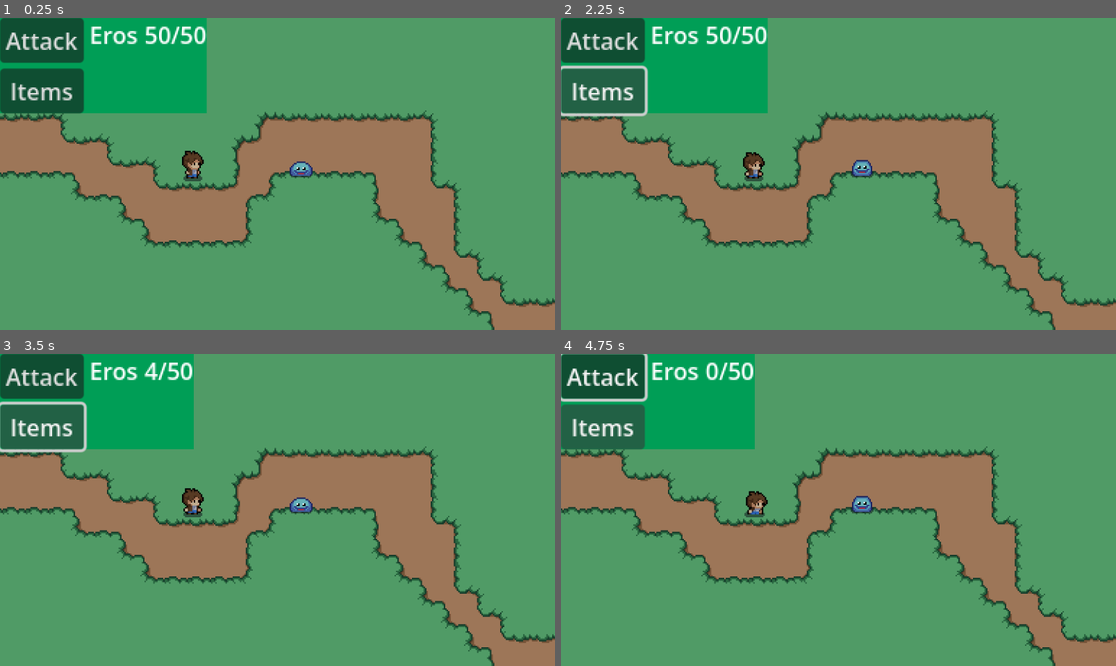
Above: before the commit, frames 1-4 (two rows, left to right).
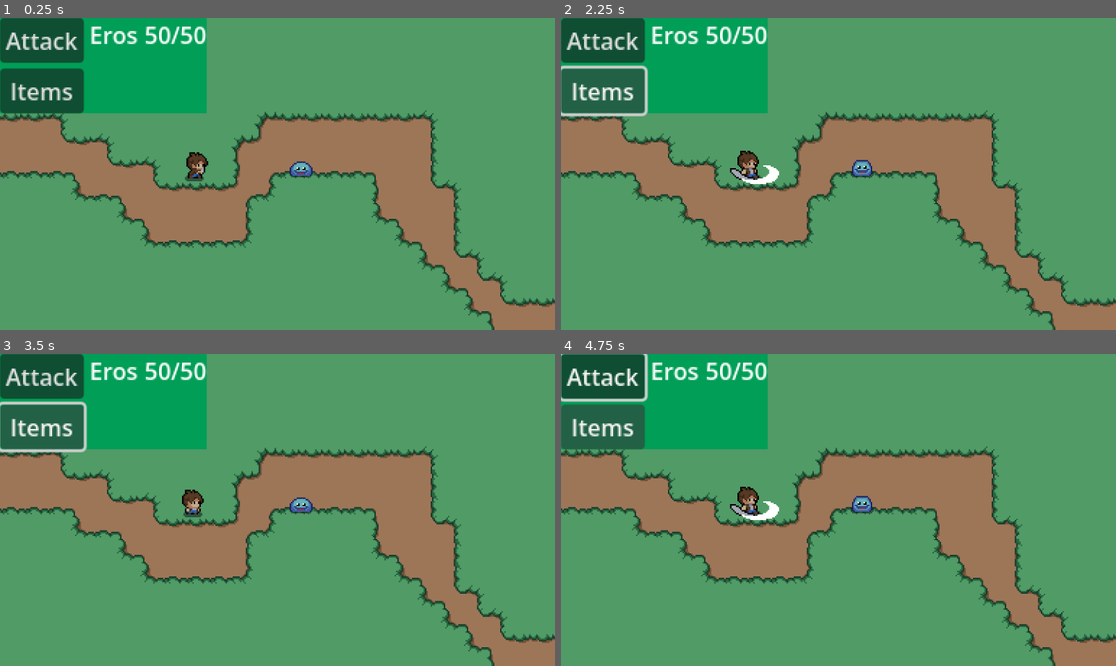
Above: after the commit, the same moments.

Repository: rammy427/godot-rpg
Game: Godot game, scene res://scenes/battle.tscn
Two runs of this game, one before a commit and one after it. Both use one fixed random seed, a clock stepped at 60 frames per second and the inputs below. This scene is started directly instead of the project's main scene.
Inputs:
- Up to frame 1 (0.25 s): no input
- Up to frame 2 (2.25 s): click "Attack" at 0.5 s; click "Items" at 1.25 s; tap Enter (ui_accept) at 2, 2.1 s; hold Right (ui_right) from 2.03 s (still down)
- Up to frame 3 (3.5 s): tap Enter (ui_accept) at 2.27, 2.57, 2.85, 3.02, 3.32 s; release Right (ui_right) at 2.78 s; hold Down (ui_down) from 2.78 s (still down)
- Up to frame 4 (4.75 s): release Down (ui_down) at 3.53 s; hold Right (ui_right) 3.53-4.28 s; tap Enter (ui_accept) at 3.6, 4.35, 4.52 s; hold Up (ui_up) from 4.28 s (still down)

The runs differ from the first frame. In frame 1, 0.3% of the frame differs, in the area x 32-38%, y 42-53%; in frame 2, 0.5%; in frame 3, 1.2%; in frame 4, 1.6%, in the area x 26-40%, y 0-54%.

Commit message:
Added crappy real-time counterattack system.

Diff:
--- a/scenes/battle.tscn
+++ b/scenes/battle.tscn
@@ -53,5 +53,12 @@
 [node name="Health" type="Label" parent="Menu/MenuItems/PlayerInfo/Player1" unique_id=833921707]
 layout_mode = 2
 
+[node name="ReactionTimer" type="Timer" parent="." unique_id=935857799]
+wait_time = 0.25
+one_shot = true
+
+[connection signal="countered_enemy" from="player" to="." method="_on_player_countered_enemy"]
+[connection signal="attacked_player" from="enemy" to="." method="_on_enemy_attacked_player"]
 [connection signal="battle_action_completed" from="enemy" to="." method="_on_enemy_battle_action_completed"]
 [connection signal="pressed" from="Menu/MenuItems/Actions/Attack" to="." method="_on_attack_pressed"]
+[connection signal="timeout" from="ReactionTimer" to="." method="_on_reaction_timer_timeout"]
--- a/scenes/player.tscn
+++ b/scenes/player.tscn
@@ -362,7 +362,7 @@
 "duration": 1.0,
 "texture": SubResource("AtlasTexture_cs1tg")
 }],
-"loop": 1,
+"loop": 0,
 "name": &"side_attack",
 "speed": 5.0
 }, {
@@ -424,8 +424,7 @@
 [node name="AnimatedSprite2D" type="AnimatedSprite2D" parent="." unique_id=1563586545]
 position = Vector2(-2, -8)
 sprite_frames = SubResource("SpriteFrames_uq60h")
-animation = &"death"
-frame_progress = 0.42246103
+animation = &"side_attack"
 
 [node name="CollisionShape2D" type="CollisionShape2D" parent="." unique_id=26819652]
 position = Vector2(0, 6)
--- a/scripts/battle.gd
+++ b/scripts/battle.gd
@@ -3,6 +3,9 @@
 @export var player: Player
 @export var enemy: Enemy
 
+@onready var reactionTimer: Timer = $ReactionTimer
+var playerCounteredEnemy: bool = false
+var enemyAttackedPlayer: bool = false
 var isPlayerTurn: bool = true
 var display_health: Label
 var isGameOver: bool = false
@@ -24,7 +27,7 @@
 		updateHealth()
 
 func _on_attack_pressed() -> void:
-	if isPlayerTurn:
+	if not player.isDead() and isPlayerTurn:
 		player.executeBattleAction(enemy)
 		isPlayerTurn = false
 		executeEnemyTurn()
@@ -33,7 +36,27 @@
 	display_health.text = var_to_str(player.health) + '/' + var_to_str(player.max_health)
 
 func executeEnemyTurn() -> void:
-	enemy.executeBattleAction(player)
+	enemy.executeBattleAction()
 
 func _on_enemy_battle_action_completed() -> void:
 	isPlayerTurn = true
+
+func _on_enemy_attacked_player() -> void:
+	enemyAttackedPlayer = true
+	if reactionTimer.is_stopped():
+		reactionTimer.start()
+
+func _on_player_countered_enemy() -> void:
+	playerCounteredEnemy = true
+	if reactionTimer.is_stopped():
+		reactionTimer.start()
+
+func _on_reaction_timer_timeout() -> void:
+	if enemyAttackedPlayer:
+		if playerCounteredEnemy:
+			print(player.charname, ' countered ', enemy.charname, '!')
+		else:
+			enemy.attackTarget(player)
+
+	enemyAttackedPlayer = false
+	playerCounteredEnemy = false
--- a/scripts/enemy.gd
+++ b/scripts/enemy.gd
@@ -1,8 +1,9 @@
 class_name Enemy extends CharacterBody2D
 
 signal battle_action_completed
+signal attacked_player
 
-@export var charname: String = 'GreenAI Soldier'
+@export var charname: String = 'Petra'
 @export var speed: float = 100.0
 @export var max_health: int = 200
 @export var attack: int = 40
@@ -14,7 +15,6 @@
 var isFighting: bool = false
 const nAttacks: int = 2
 const waitTime: float = 2.0
-var curAttacks: int = 0
 
 func _ready() -> void:
 	var parentName: String = get_parent().name
@@ -43,11 +43,10 @@
 	if player != null:
 		get_tree().change_scene_to_file("res://scenes/battle.tscn")
 
-func executeBattleAction(target: Player) -> void:
-	while curAttacks < nAttacks:
+func executeBattleAction() -> void:
+	for n in nAttacks:
 		await get_tree().create_timer(waitTime).timeout
-		attackTarget(target)
-		curAttacks += 1
+		attacked_player.emit()
 
 	battle_action_completed.emit()
 
--- a/scripts/player.gd
+++ b/scripts/player.gd
@@ -1,6 +1,7 @@
 class_name Player extends CharacterBody2D
 
 enum Directions {UP, DOWN, LEFT, RIGHT}
+signal countered_enemy
 
 @export var charname: String = 'Eros'
 @export var speed: float = 200.0
@@ -18,8 +19,13 @@
 	facing = Directions.RIGHT if isFighting else Directions.DOWN
 
 func _physics_process(_delta: float) -> void:
-	update_direction()
-	move_and_slide()
+	if isFighting:
+		if Input.is_action_just_pressed('ui_accept'):
+			$AnimatedSprite2D.play('side_attack')
+			countered_enemy.emit()
+	else:
+		update_direction()
+		move_and_slide()
 
 func update_direction() -> void:
 	var direction: Vector2
